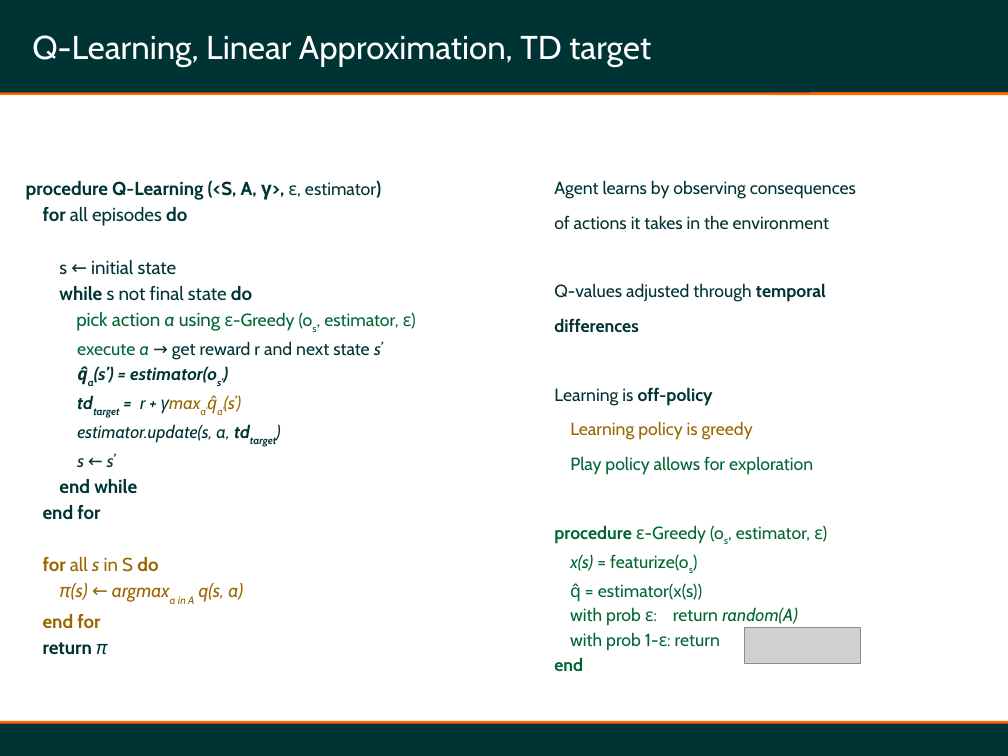
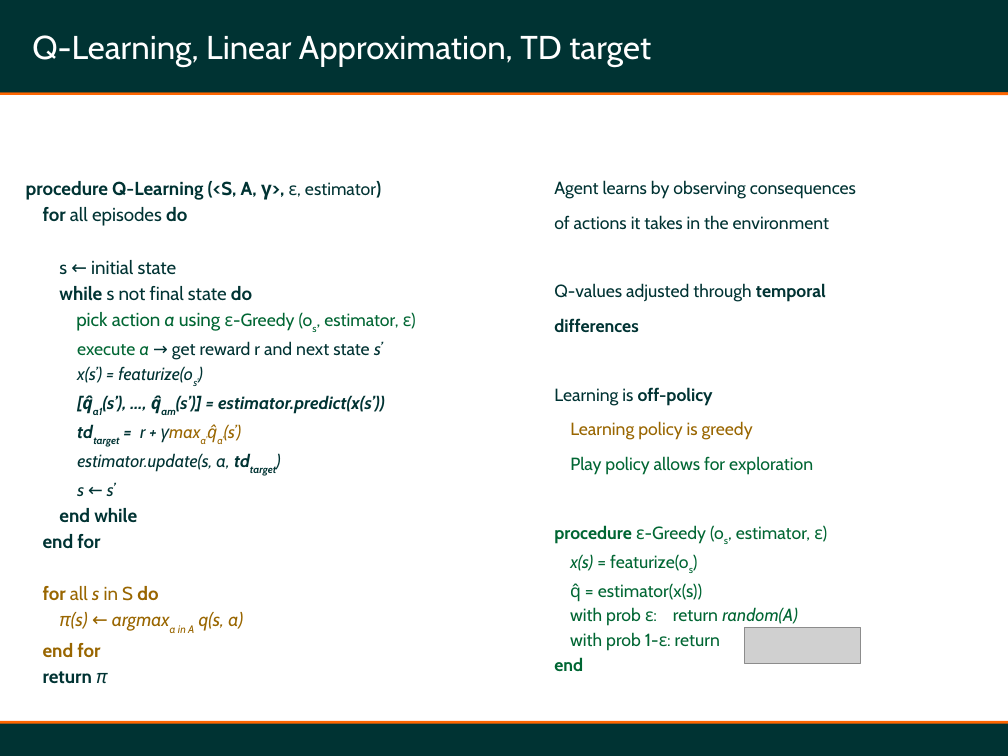
Before and after one commit to cs-pub-ro/MAS, a slide deck: slide 8 of lab6-VFA/description/MAS-Lab6-QFA.odp. Drawn at 1008x756 pixels with LibreOffice and Linux fonts; fonts in the diff are those of the drawing; grey boxes stand for pictures. Boxes give left, top, right and bottom in pixels: in the first picture for what was removed or moved away, otherwise in the second. Text is boxed around its words. In the diff, an @@ line names an element or a change of style, - is before the commit and + after.

Commit message:
Updated description of MAS Lab 6 Q Learning with VFA

```diff
--- a/lab6-VFA/description/MAS-Lab6-QFA.odp
+++ b/lab6-VFA/description/MAS-Lab6-QFA.odp
@@ text at <box>77,366,385,415</box>: text changed @@
-q̂a(s’) = estimator(os’)
+x(s’) = featurize(os’)
+[q̂a1(s’), …, q̂am(s’)] = estimator.predict(x(s’))
```
Also in this commit, not shown: 1 other slide changed.
